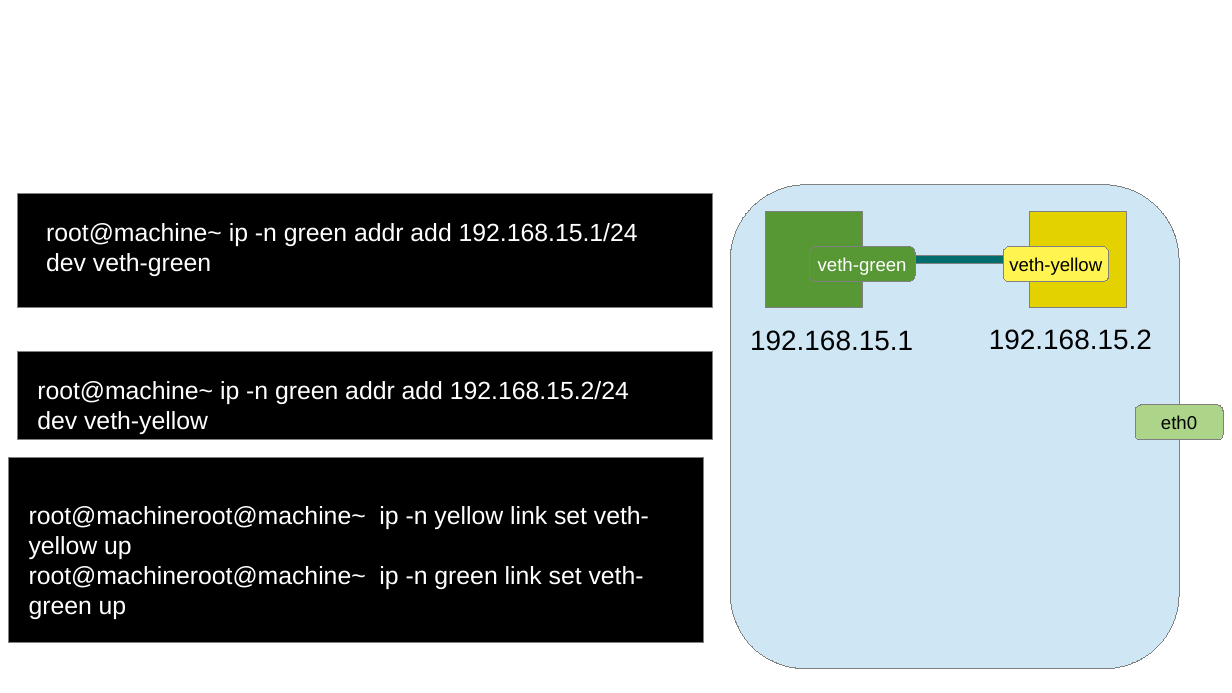
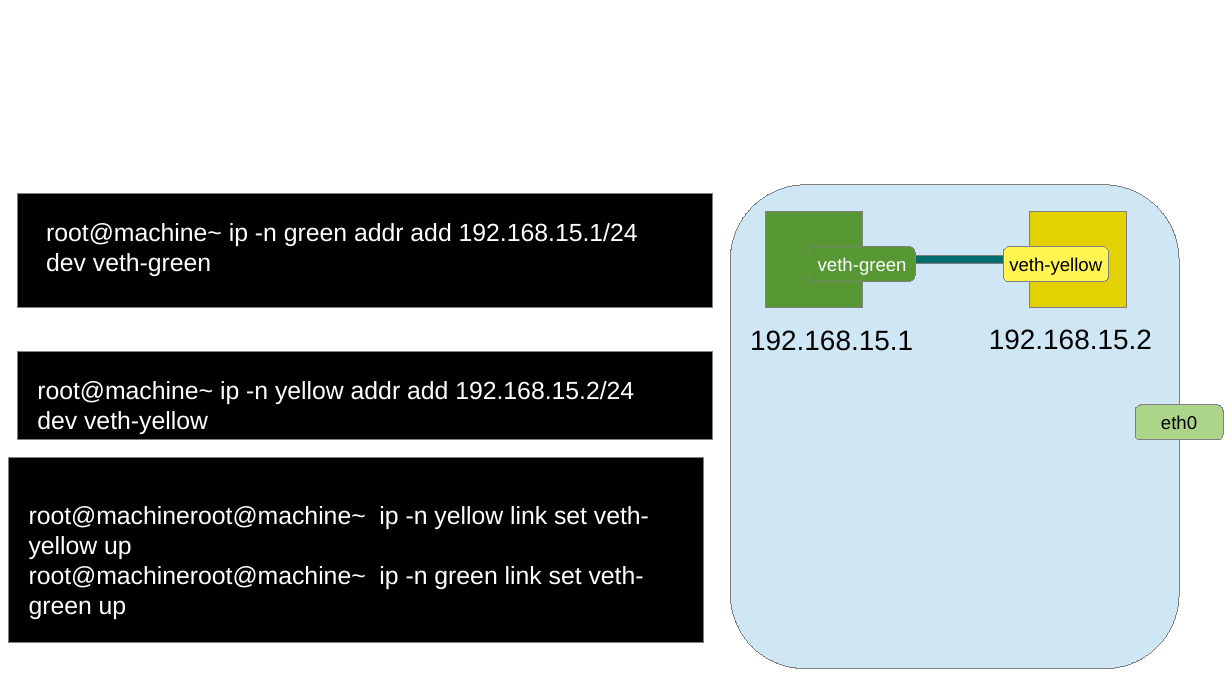
Before and after one commit to dvriesman/agile-devops, a slide deck: slide 19 of week2/redes_docker.odp. Drawn at 1232x693 pixels with LibreOffice and Linux fonts; fonts in the diff are those of the drawing; background and template pictures are left out. Boxes give left, top, right and bottom in pixels: in the first picture for what was removed or moved away, otherwise in the second. Text is boxed around its words. In the diff, an @@ line names an element or a change of style, - is before the commit and + after.

```diff
--- a/week2/redes_docker.odp
+++ b/week2/redes_docker.odp
@@ text at [37,381,634,434]: text changed @@
-root@machine~ ip -n green addr add 192.168.15.2/24 dev veth-yellow
+root@machine~ ip -n yellow addr add 192.168.15.2/24 dev veth-yellow
```
Also in this commit, not shown: 1 other slide changed, 36 other files.
